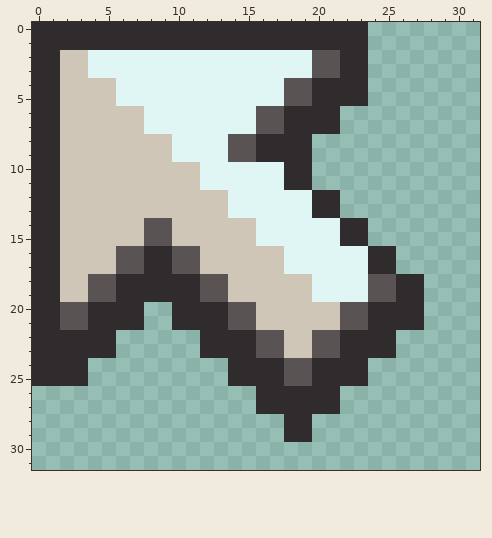
Pixel-art file -- Assets/2. Graphics/Cursor.aseprite. Above, as it was before the edit.
32x32 pixels, 1 frame.
And afterwards:
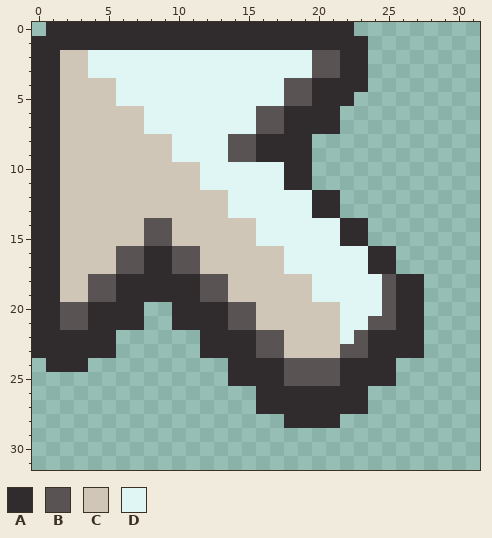
Palette (. is transparent): A #302c2e  B #5a5353  C #cfc6b8  D #dff6f5
What changed:
Colour A now appears in rows 22 to 23 at x 26 to 27; in rows 24 to 25 at x 24 to 25; in rows 26 to 27 at x 22 to 23; in row 28 at x 20 to 21.
The author changed colour A to colour B in row 20 at x 25; in row 21 at x 24 to 25; in row 22 at x 23; in row 23 at x 22 to 23; in rows 24 to 25 at x 20 to 21.
The author changed colour B to colour C in rows 22 to 23 at x 20 to 21.
The author changed colour A to colour D in row 20 at x 24; in row 22 at x 22.
The author changed colour B to colour D in rows 18 to 19 at x 24; in rows 20 to 21 at x 22 to 23.
Colour A is removed in row 0 at x 0 and 23; in row 5 at x 23; in row 24 at x 0; in row 25 at x 0 to 3; in row 29 at x 18 to 19.
Boxes around the changes in both pictures, in picture pixels (x1, y1, x2, y2):
erased: (32, 22, 46, 36)
erased: (354, 22, 368, 106)
changed: (284, 274, 424, 442)
erased: (32, 358, 88, 386)
